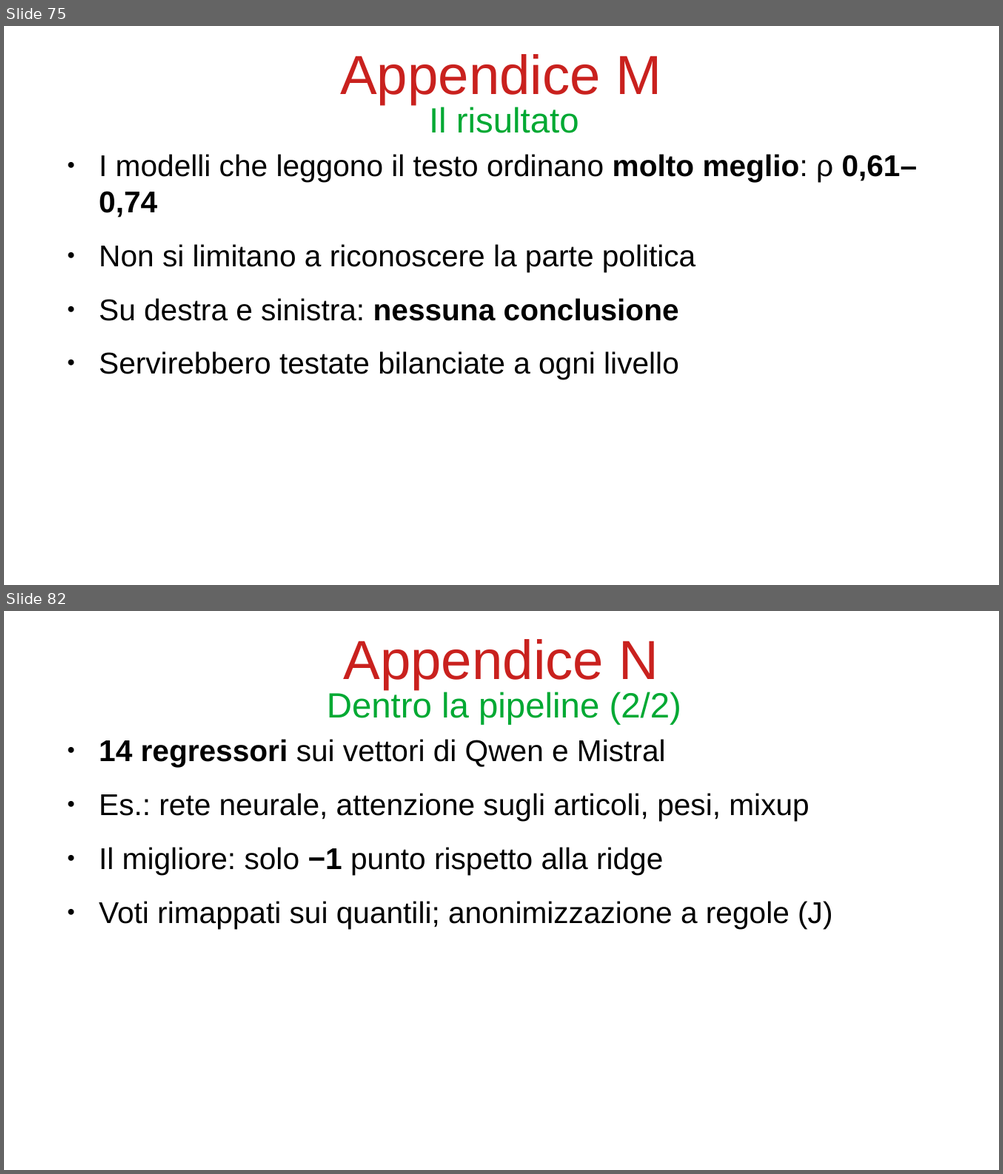
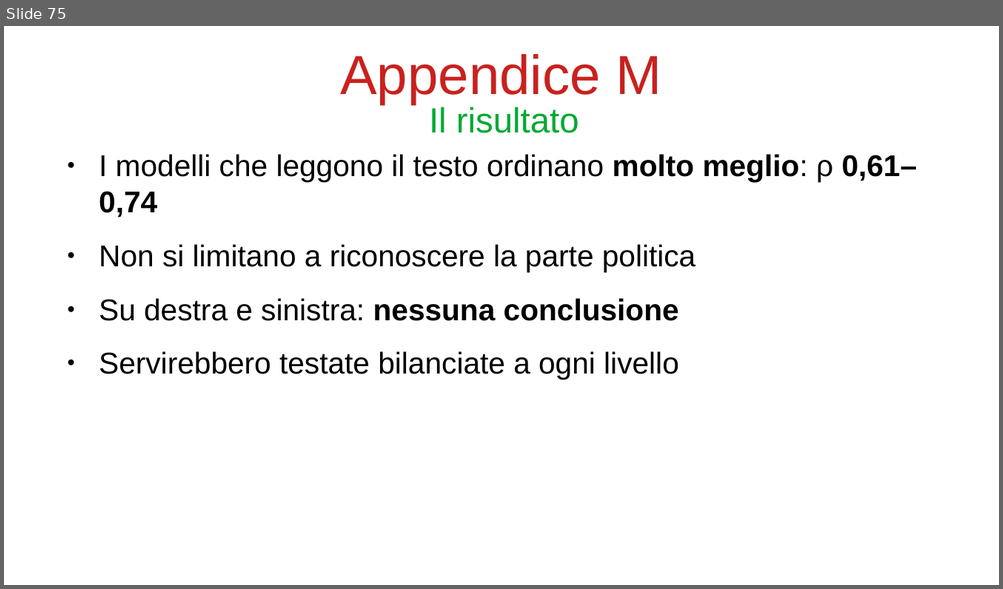
Before and after one commit to bianchi-john/PublisherClassification, a slide deck: Presentazioni/Paper rivista/PaperRivista.odp. Shown one above the other, each under a label of ours: slides 75 and 82 before the commit, slide 75 after it; the slides between them are not shown. The pictures are 1003x1174 and 1003x589 pixels, drawn with LibreOffice and Linux fonts; fonts in the diff are those of the drawing. Boxes give left, top, right and bottom in pixels: in the first picture for what was removed or moved away, otherwise in the second. Text is boxed around its words. In the diff, an @@ line names an element or a change of style, - is before the commit and + after.

```diff
--- a/Presentazioni/Paper rivista/PaperRivista.odp
+++ b/Presentazioni/Paper rivista/PaperRivista.odp
@@ slide 82 removed at bbox=[4, 611, 999, 1170], background #FFFFFF @@
@@ title removed at bbox=[343, 639, 659, 689] @@
-Appendice N
@@ title removed at bbox=[327, 690, 681, 725] @@
-Dentro la pipeline (2/2)
@@ text removed at bbox=[99, 739, 832, 928] @@
-● 14 regressori sui vettori di Qwen e Mistral
-● Es.: rete neurale, attenzione sugli articoli, pesi, mixup
-● Il migliore: solo −1 punto rispetto alla ridge
-● Voti rimappati sui quantili; anonimizzazione a regole (J)
```
Also in this commit, not shown: 3 slides changed, 4 other slides removed, 5 other files.
